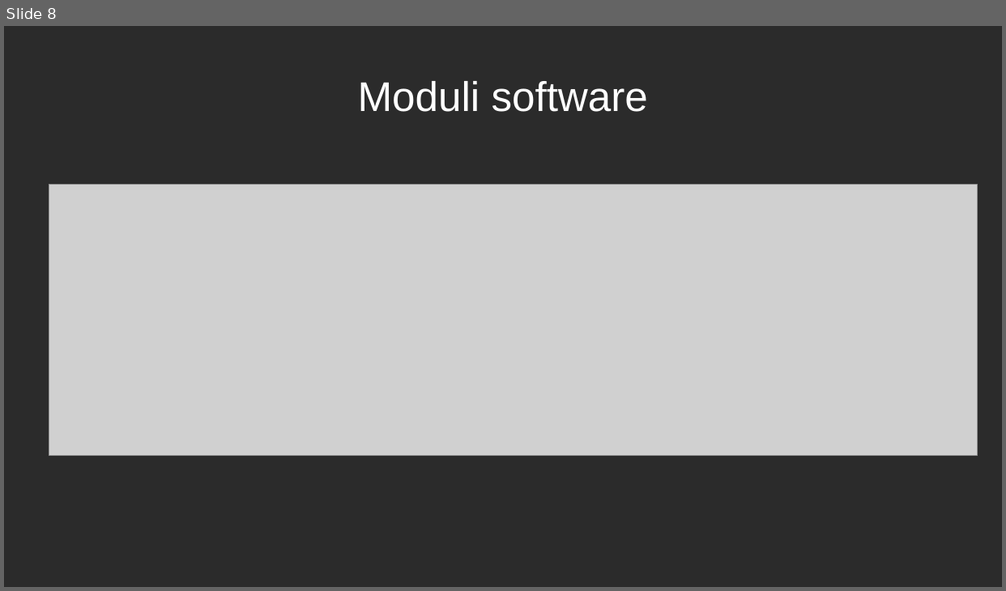
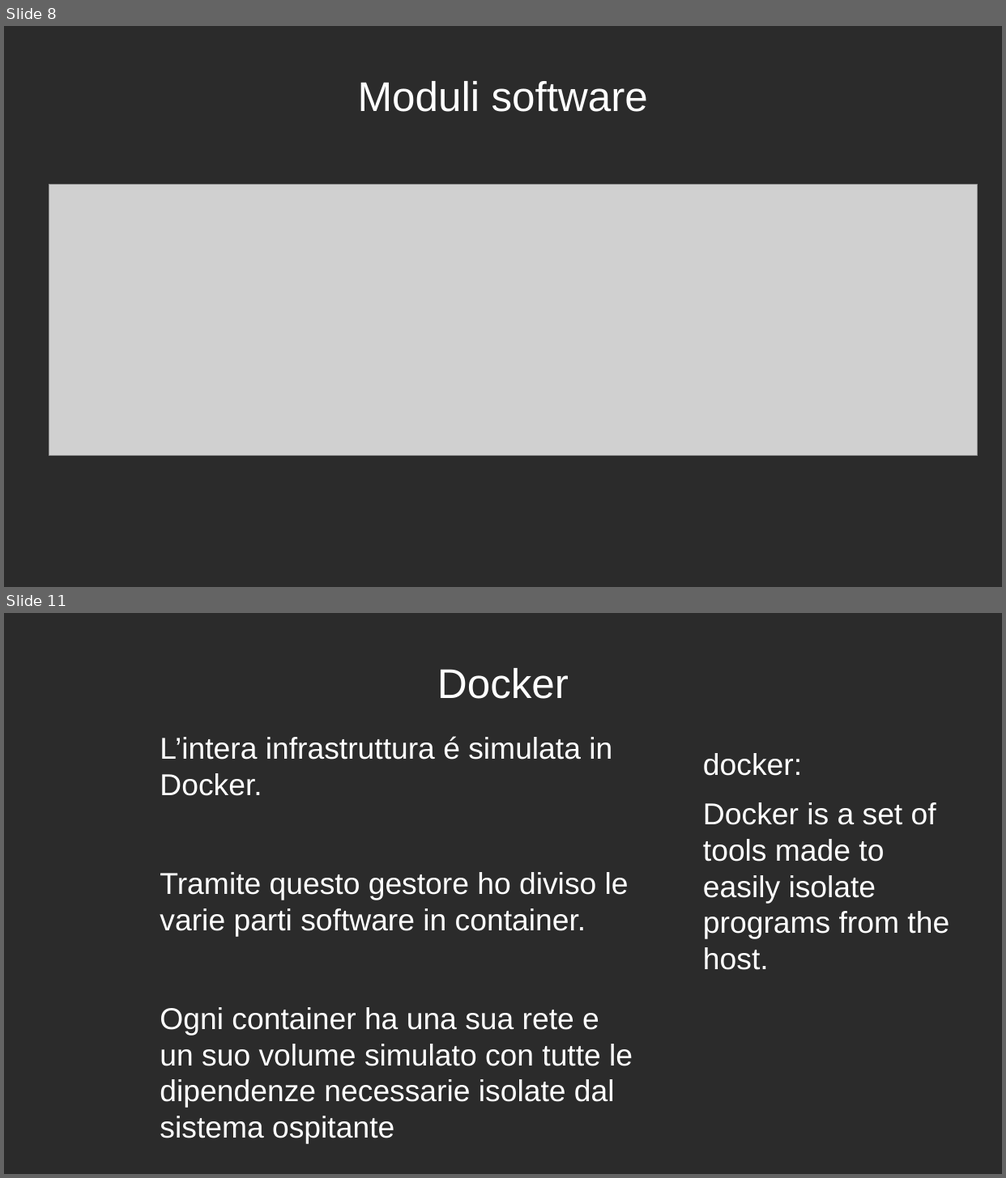
Before and after one commit to WAPEETY/media-way, a slide deck: proof_of_concept/esame_di_stato.odp. Shown one above the other, each under a label of ours: slide 8 before the commit, slides 8 and 11 after it; the slides between them are not shown. The pictures are 1006x591 and 1006x1178 pixels, drawn with LibreOffice and Linux fonts; fonts in the diff are those of the drawing; grey boxes stand for pictures; background and template pictures are left out; a plain dark background stands for a picture behind light text. Boxes give left, top, right and bottom in pixels: in the first picture for what was removed or moved away, otherwise in the second. Text is boxed around its words. In the diff, an @@ line names an element or a change of style, - is before the commit and + after.

```diff
--- a/proof_of_concept/esame_di_stato.odp
+++ b/proof_of_concept/esame_di_stato.odp
@@ slide 11 added at <box>4,613,1002,1174</box>, background picture (left out) @@
@@ title added at <box>437,668,569,699</box>, 33 pt, text #FFFFFF @@
+Docker
@@ text added at <box>160,736,633,1144</box>, 24 pt, text #FFFFFF @@
+L’intera infrastruttura é simulata in Docker.
+Tramite questo gestore ho diviso le varie parti software in container.
+Ogni container ha una sua rete e un suo volume simulato con tutte le dipendenze necessarie isolate dal sistema ospitante
@@ text added at <box>703,753,949,970</box>, 24 pt, text #FFFFFF @@
+docker:
+Docker is a set of tools made to easily isolate programs from the host.
```
Also in this commit, not shown: 4 slides changed, 3 other slides added, 1 slide removed, 1 other file.
